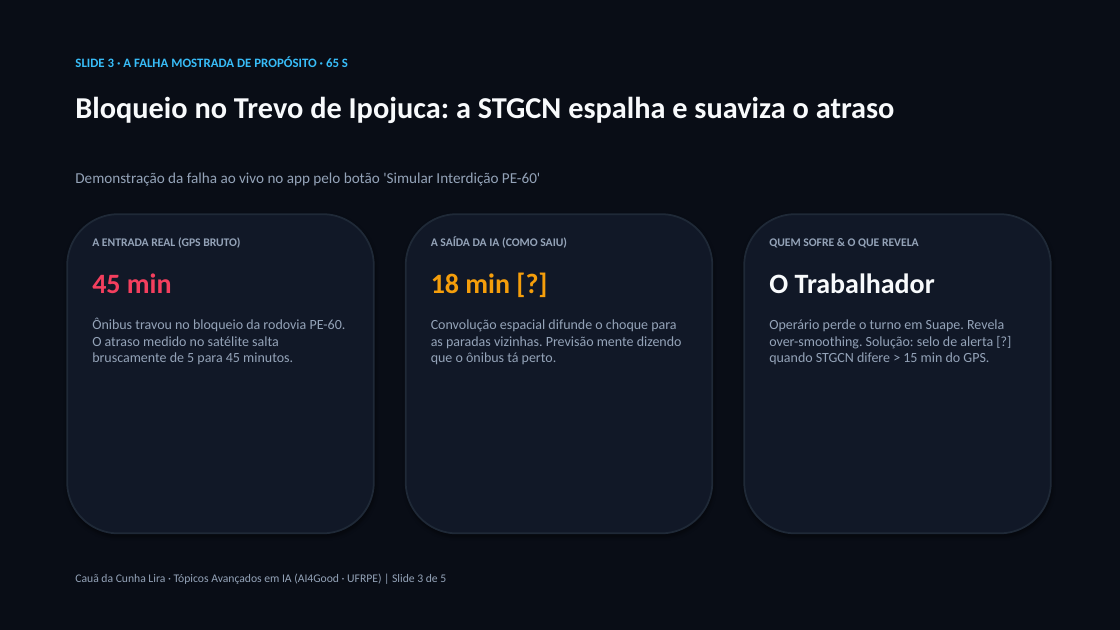
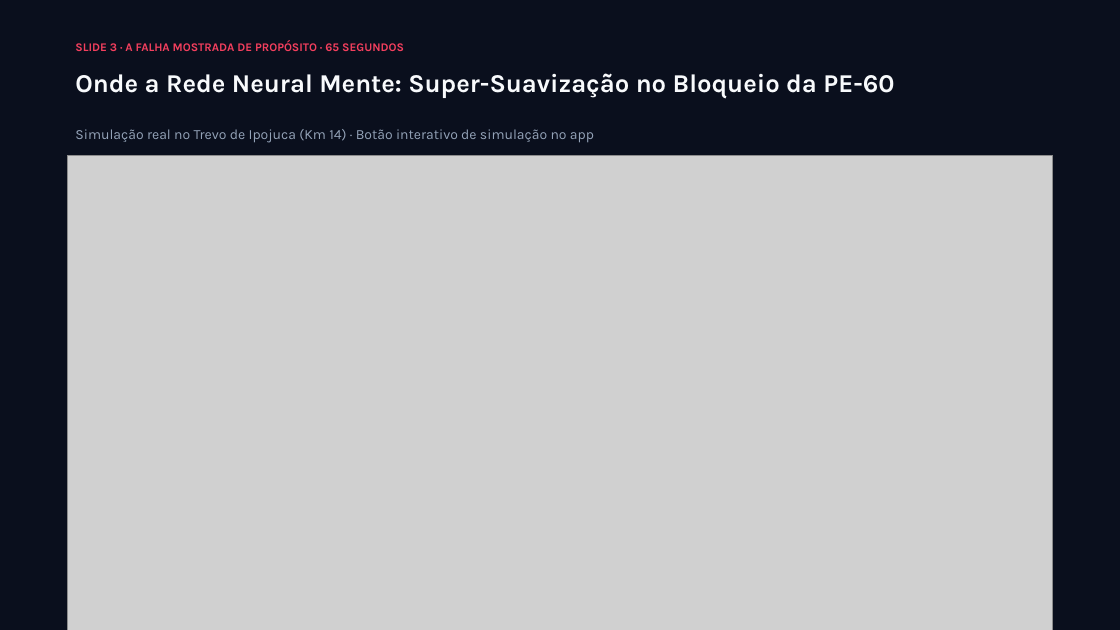
Before and after one commit to lira-labs/workspace, a slide deck: slide 3 of va2/GrafoParada_Seminario2_CauaLira.pptx. Drawn at 1120x630 pixels with LibreOffice and Linux fonts; fonts in the diff are those of the drawing; grey boxes stand for pictures. Boxes give left, top, right and bottom in pixels: in the first picture for what was removed or moved away, otherwise in the second. Text is boxed around its words. In the diff, an @@ line names an element or a change of style, - is before the commit and + after.

Commit message:
feat(sem2): transform slides into Canva-style PPTX with bespoke visual assets and zero robotic repetition

```diff
--- a/va2/GrafoParada_Seminario2_CauaLira.pptx
+++ b/va2/GrafoParada_Seminario2_CauaLira.pptx
@@ rectangle at [0, 0, 1120, 630]: fill #090D16 to #0A0F1D @@
@@ text at [75, 40, 404, 51]: text changed; size 11 to 10 pt; font Calibri to Karla; text colour #38BDF8 to #F43F5E @@
-SLIDE 3 · A FALHA MOSTRADA DE PROPÓSITO · 65 S
+SLIDE 3 · A FALHA MOSTRADA DE PROPÓSITO · 65 SEGUNDOS
@@ text at [75, 73, 894, 98]: text changed; size 26 to 22 pt; font Calibri to Karla @@
-Bloqueio no Trevo de Ipojuca: a STGCN espalha e suaviza o atraso
+Onde a Rede Neural Mente: Super-Suavização no Bloqueio da PE-60
@@ text at [75, 129, 594, 143]: text changed; size 13 to 12 pt; font Calibri to Karla @@
-Demonstração da falha ao vivo no app pelo botão 'Simular Interdição PE-60'
+Simulação real no Trevo de Ipojuca (Km 14) · Botão interativo de simulação no app
@@ picture added at [67, 155, 1053, 630] @@
@@ rounded rectangle removed at [67, 214, 374, 534] @@
@@ text removed at [92, 237, 346, 364] @@
-A ENTRADA REAL (GPS BRUTO)
-45 min
-Ônibus travou no bloqueio da rodovia PE-60. O atraso medido no satélite salta bruscamente de 5 para 45 minutos.
@@ rounded rectangle removed at [406, 214, 712, 534] @@
@@ text removed at [431, 237, 682, 364] @@
-A SAÍDA DA IA (COMO SAIU)
-18 min [?]
-Convolução espacial difunde o choque para as paradas vizinhas. Previsão mente dizendo que o ônibus tá perto.
@@ rounded rectangle removed at [744, 214, 1051, 534] @@
@@ text removed at [769, 238, 1004, 364] @@
-QUEM SOFRE & O QUE REVELA
-O Trabalhador
-Operário perde o turno em Suape. Revela over-smoothing. Solução: selo de alerta [?] quando STGCN difere > 15 min do GPS.
@@ text removed at [75, 574, 446, 584] @@
-Cauã da Cunha Lira · Tópicos Avançados em IA (AI4Good · UFRPE) | Slide 3 de 5
```
Also in this commit, not shown: 4 other slides changed, 22 other files.
